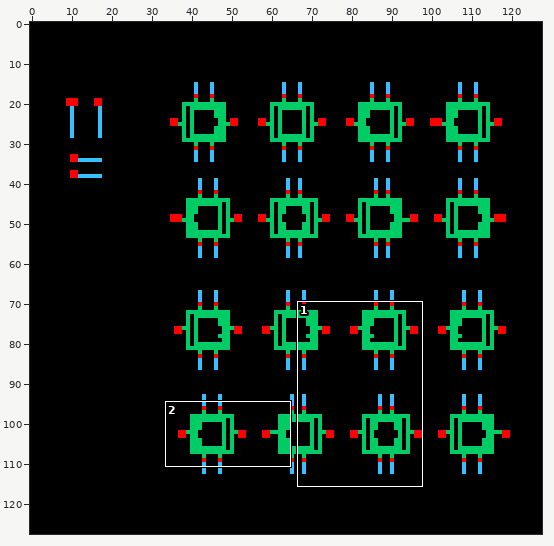
One commit to this sprite sheet: 6T_SRAM_Array/schematic/thumbnail_128x128.png. The picture above shows the old version from afar; the outline marks the close-up.
Close-up. Old version:
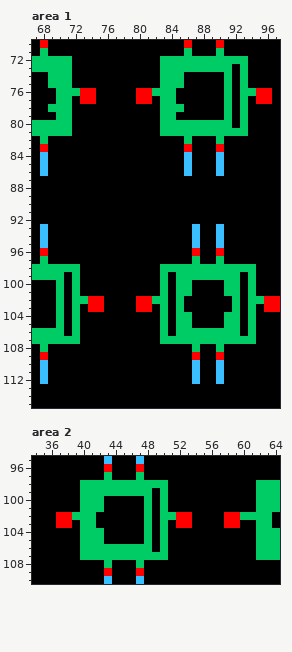
The file is 128x128 pixels. Shown: area 1: x 67..97, y 70..115; area 2: x 34..64, y 95..110. The commit also changed other parts of the picture, which this record leaves out.
The same view after the edit:
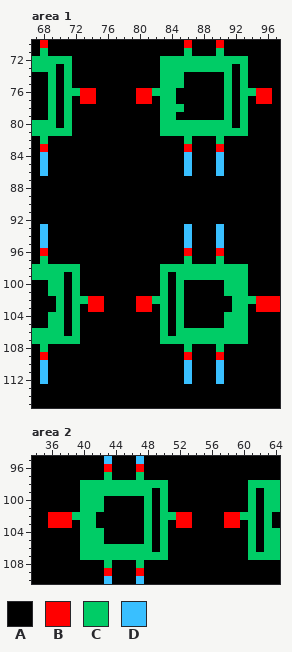
Palette (. is transparent): A #000000  B #ff0000  C #00cc66  D #39bfff
From old to new:
Area 1:
y 73..75: x 70 C -> A
y 76..77: x 69..70 AC -> CA
y 78: x 70 C -> A
y 79: x 69..70 AC -> CA
y 80: x 70 C -> A
y 93..95: x 86..87 AD -> DA
y 96: x 86..87 AB -> BA
y 97: x 86..87 AC -> CA
y 98: x 94 C -> A
y 99: x 93..94 AC -> CA
y 100..101: x 69 A -> C; x 86 C -> A; x 93..94 AC -> CA
y 102: x 93 A -> C; x 95 C -> B
y 103: x 93..95 ACA -> CAB
y 104..105: x 69 A -> C; x 86 C -> A; x 93..94 AC -> CA
y 106: x 93..94 AC -> CA
y 107: x 94 C -> A
y 108: x 86..87 AC -> CA
y 109: x 86..87 AB -> BA
y 110..112: x 86..87 AD -> DA
Area 2:
y 98: x 61 A -> C
y 99..101: x 61..62 AC -> CA
y 102: x 36 A -> B; x 62 C -> A
y 103: x 36 A -> B; x 61..62 AC -> CA
y 104..106: x 61..62 AC -> CA
y 107: x 61 A -> C
